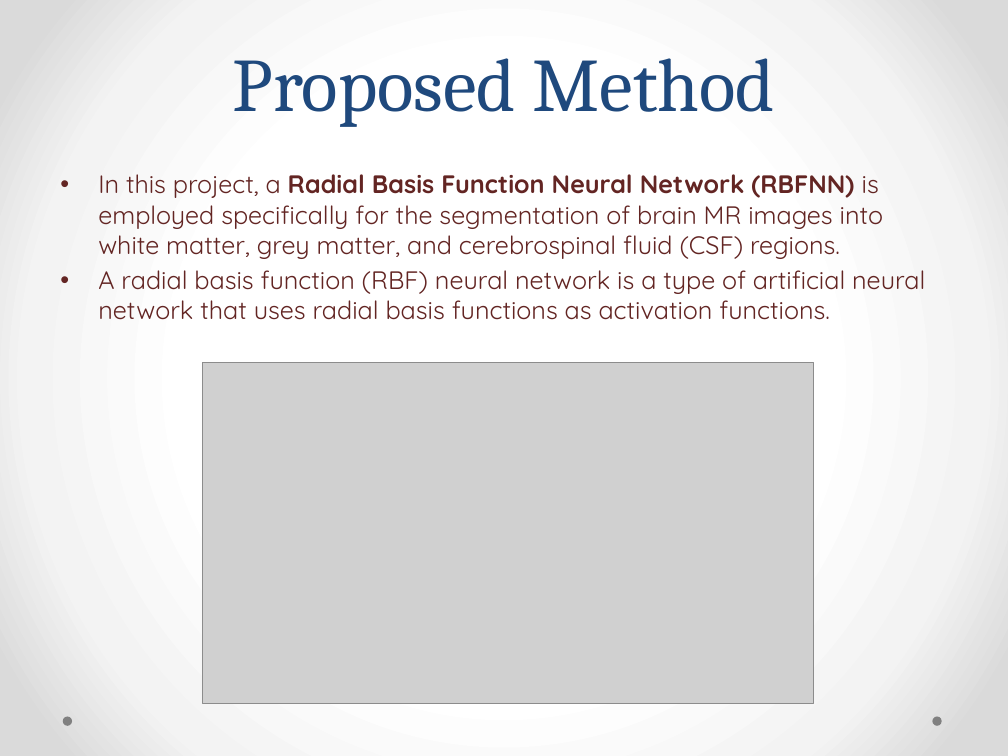
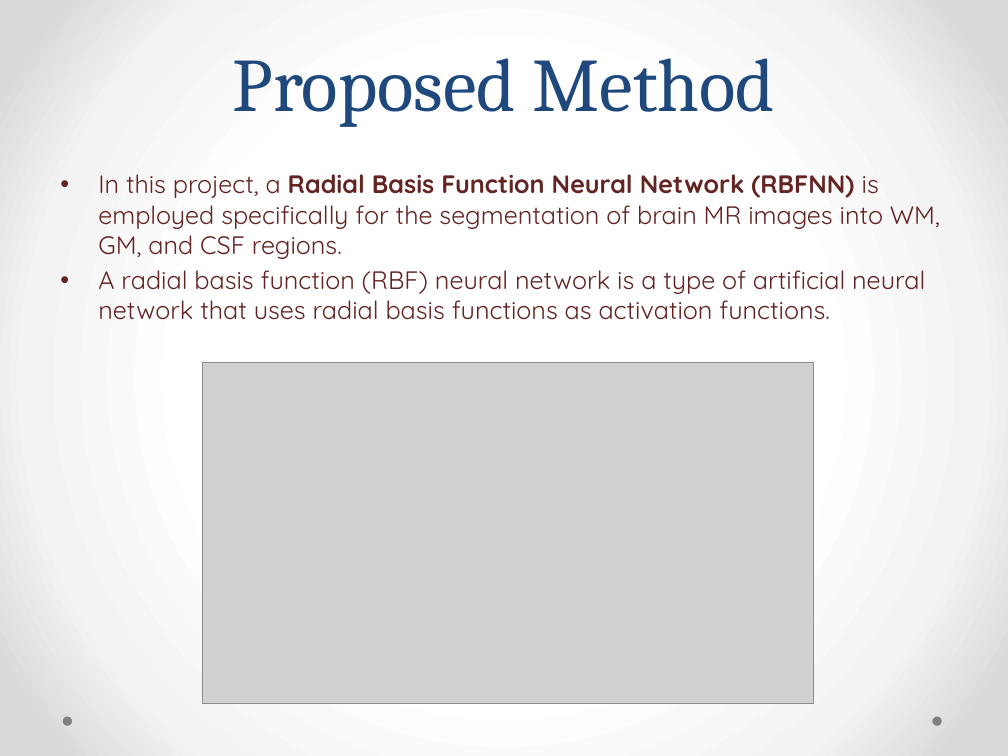
Before and after one commit to shrutipathak12321/Brain-Segmentation-using-RBFNN, a slide deck: slide 5 of Project_presentation.pptx. Drawn at 1008x756 pixels with LibreOffice and Linux fonts; fonts in the diff are those of the drawing; grey boxes stand for pictures. Boxes give left, top, right and bottom in pixels: in the first picture for what was removed or moved away, otherwise in the second. Text is boxed around its words. In the diff, an @@ line names an element or a change of style, - is before the commit and + after.

```diff
--- a/Project_presentation.pptx
+++ b/Project_presentation.pptx
@@ text at (x1=98, y1=174, x2=940, y2=259): text changed @@
-• In this project, a Radial Basis Function Neural Network (RBFNN) is employed specifically for the segmentation of brain MR images into white matter, grey matter, and cerebrospinal fluid (CSF) regions.
+• In this project, a Radial Basis Function Neural Network (RBFNN) is employed specifically for the segmentation of brain MR images into WM, GM, and CSF regions.
```
Also in this commit, not shown: 1 other slide changed, 1 other file.
